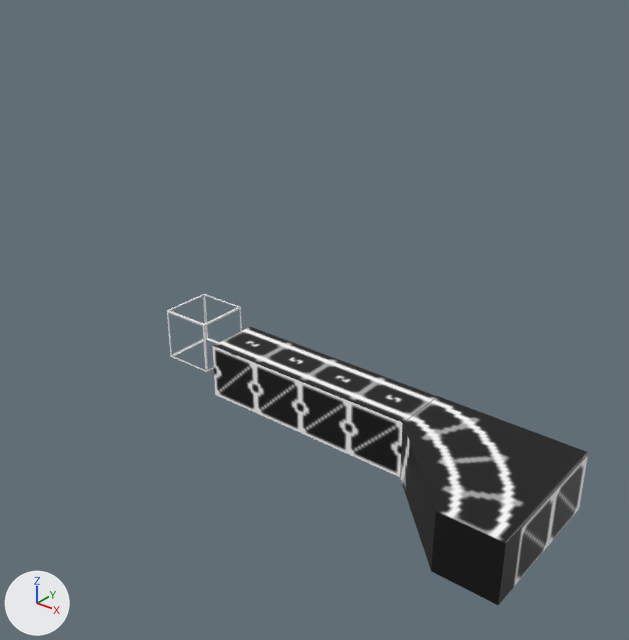
The FBX model Assets/02.Texture/Objects/Objects.fbx as it was, and as the next commit left it.
Rendered twice from a 50 mm camera at (5.58, -5.27, 3.81) aimed at (0.45, 1.14, -0.17). Every picture has the same lights, and +X, +Y and +Z are marked at lower left. Where no turn or scale is listed for an object, it has been applied to the vertices.

The first picture shows 'Rail.001', 'Rail.002'.
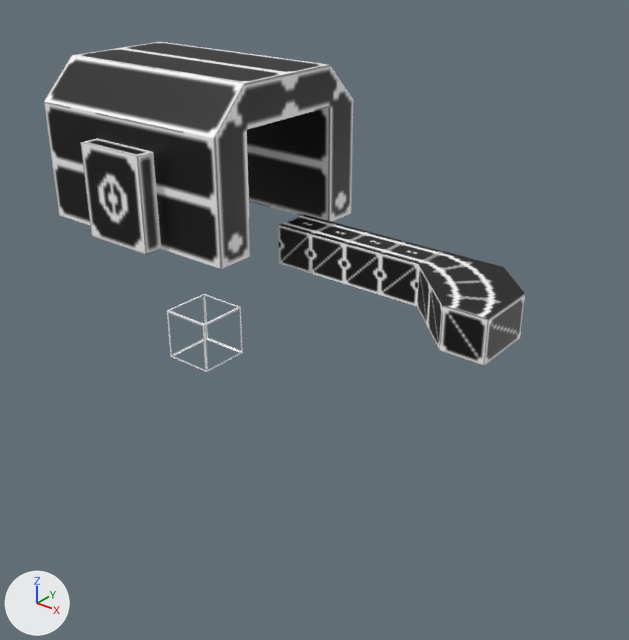
Commit message: feat : Tunnel

Where the change shows, as pixel boxes (x1, y1, x2, y2) in the pictures (629 x 640 px; the box of a moved part takes in the faces that stretch with it):
'Tunnel', added
    after: (44, 42, 354, 269)
'Rail.002', reshaped, moved (42% narrower, 45% shorter)
    before: (400, 396, 588, 605)
    after: (417, 251, 525, 366)
'Rail.001', moved
    before: (213, 326, 437, 477)
    after: (278, 214, 442, 306)
part 1 of me_rail_002, moved or reshaped
    before: (492, 428, 588, 543)
    after: (481, 267, 525, 294)
part 2 of me_rail_002, surface changed
    before: (400, 425, 558, 605)
    after: (417, 265, 525, 366)

The edits, one by one:
Picture 'Tunnel.png' (img_tunnel_png) is new.
Material 'Tunnel' (mat_tunnel) is new.
Its texture is img_tunnel_png (with its transparency).
me_rail_002 is used by ob_rail_002; location (3.61, -0.25, 0.0).
Verts and faces of me_rail_002; kept vertices keep their numbers, new ones are numbered from 16.
Before the commit, vertices of me_rail_002: 0 (-0.25, 0.25, -0.25), 1 (-0.25, -0.25, -0.25), 2 (-0.25, -0.25, 0.25) at pixel (491, 458), 3 (-0.25, 0.25, 0.25) at pixel (524, 428), 4 (0.25, -0.25, -0.25) at pixel (549, 544).
Before the commit, vertices of me_rail_002: 5 (0.25, 0.25, -0.25) at pixel (579, 508), 6 (0.25, 0.25, 0.25) at pixel (588, 452), 7 (0.25, -0.25, 0.25) at pixel (558, 485).
me_rail_002 had 16 vertices, 15 faces and spanned x -1.0..0.25, y -1.0..0.25, z -0.25..0.25.
me_rail_002 now has 14 vertices, 14 faces and spans x -1.0..0.25, y -1.0..0.25, z -0.25..0.25.
Part 1, on me_rail_002:
Vertices deleted: 5, 6 (with the faces that use them).
New faces: (2, 7, 3), (0, 3, 7, 4), (0, 4, 1).
me_rail_002 part 2: 8 kept faces spanning x -1.0..0.25, y -1.0..0.25, z -0.25..0.25 get new texture (UV) coordinates.
Mesh me_tunnel is new.
It has 36 vertices, 30 faces and spans x -1.5..1.5, y -1.5..1.5, z 0.0..2.0.
It uses material mat_tunnel (picture img_tunnel_png).
Object 'Rail.001' (ob_rail_001) moves from (1.61, -0.25, 0.0) to (0.0, 2.5, 0.0).
Object 'Rail.002' (ob_rail_002) moves from (3.61, -0.25, 0.0) to (2.0, 2.5, 0.0).
Object 'Tunnel' (ob_tunnel) is new; it shows me_tunnel.
Its location is (-2.5, 2.5, 0.0).
